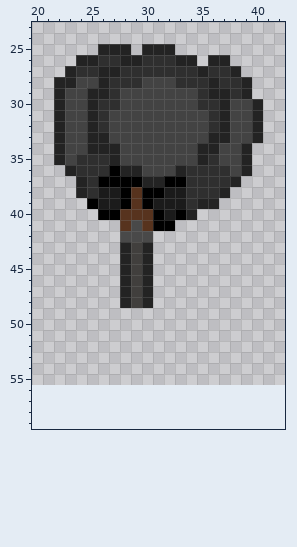
File history of a pixel-art sprite, assets/For Julio/player_aiming_bitmap.png. That is the earlier state.
The file is 48x48 pixels. Colours within 5 levels of each other are drawn and written as one. Shown: x 20..42, y 23..59. The old version is drawn lined up with the new one, on the new canvas.
And afterwards:
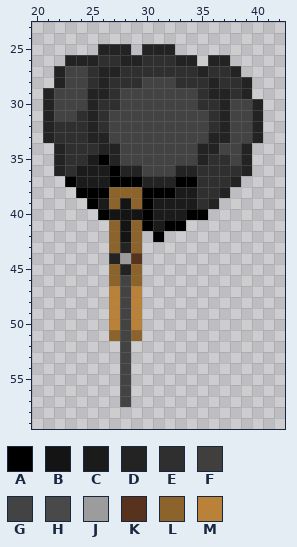
Palette (. is transparent): A #000000  B #141414  C #1b1b1b  D #232323  E #2f2f2f  F #413f3d  G #434343  H #494949  J #9c9c9c  K #57331e  L #8d632c  M #ba8238
Change:
canvas 48x48 -> 64x64, the old top-left corner now at 8,8
Changed rows in their new state; - is an unchanged pixel.
first column x 21:
26 --D---------------
27 -DGG--------------
28 --G-E-------------
29 DG----------------
30 DG----------------
31 DG-E--------------
32 DEEE--------------
33 DEEE--------------
34 --EEE-------------
35 --E-CA----------E-
36 -DECCC-------D---E
37 --ACCC-----D-A----
38 ---AAALLL--A-C----
39 ------LBL----CE---
40 ------BBBAC-CAA---
41 ------LBLAC-A-----
42 ------LBL.A-------
43 ------L-L.--------
44 ------DJK.--------
45 ------L-L.--------
46 ------LGL.--------
47 ------MGM.--------
48 ------MGM.--------
49 ------MGM---------
50 ------MGM---------
51 ------LGL---------
52 -------G----------
53 -------G----------
54 -------G----------
55 -------G----------
56 -------G----------
57 -------G----------
Boxes around the changes in both pictures, in picture pixels (x1, y1, x2, y2):
changed: (43, 55, 241, 407)
